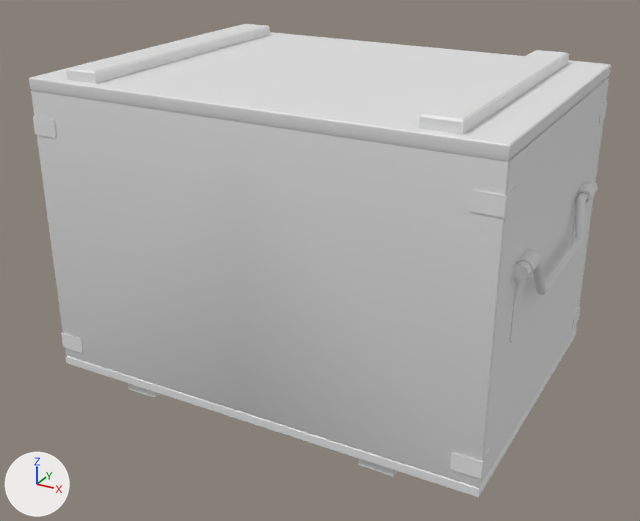
Two versions of the FBX model items/MetalCrates/Metal_Crate_2/metal_crate_2.fbx, one commit apart.
Camera for both pictures: a camera (50 mm lens) standing at (0.68, -1.26, 0.831) and looking at (0.0, -0.022, 0.212). The axes (+X, +Y, +Z) are drawn at lower left. The lights are the same throughout. Objects named as collision shapes, trigger or cutter boxes, shadow casters or lower levels of detail are left out. Where no turn or scale is listed for an object, it has been applied to the vertices.

Objects in the first picture: 'metal_crate_2'.
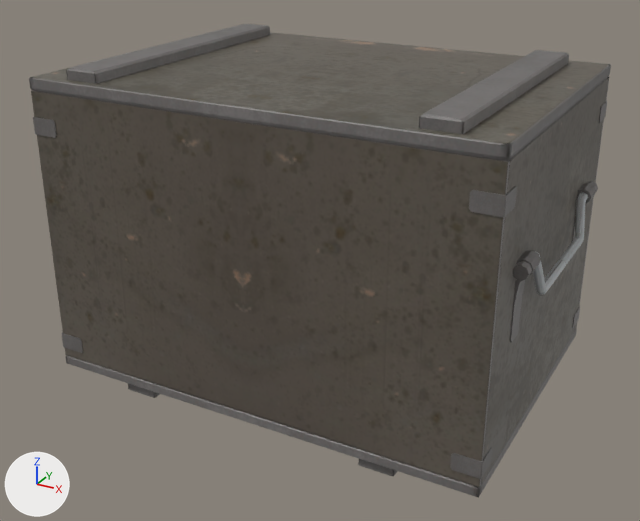
Boxes [x1, y1, x2, y2] around the edits, measured in the pictures (640 x 521 px):
'metal_crate_2', recoloured
    both: [29, 24, 611, 497]

What changed in the scene script:
```text
Add img_metal_crate_2_diffuse_png:
    img_metal_crate_2_diffuse_png = load_image('metal_crate_2_diffuse.png', 'metal_crate_2_diffuse.png', 512, 512, 'sRGB')
Add img_metal_crate_2_normal_png:
    img_metal_crate_2_normal_png = load_image('metal_crate_2_normal.png', 'metal_crate_2_normal.png', 512, 512, 'Non-Color')
Add mat_material_001:
    mat_material_001 = bpy.data.materials.new('Material.001')
    # uses the picture img_metal_crate_2_diffuse_png
    # uses the picture img_metal_crate_2_normal_png
Change me_mesh:
    where me_mesh.from_pydata(...)  # 864 vertices, 724 faces; spans x -0.414..0.414, y -0.264..0.284, z 0.0..0.554
    add me_mesh.materials.append(mat_material_001)
```
